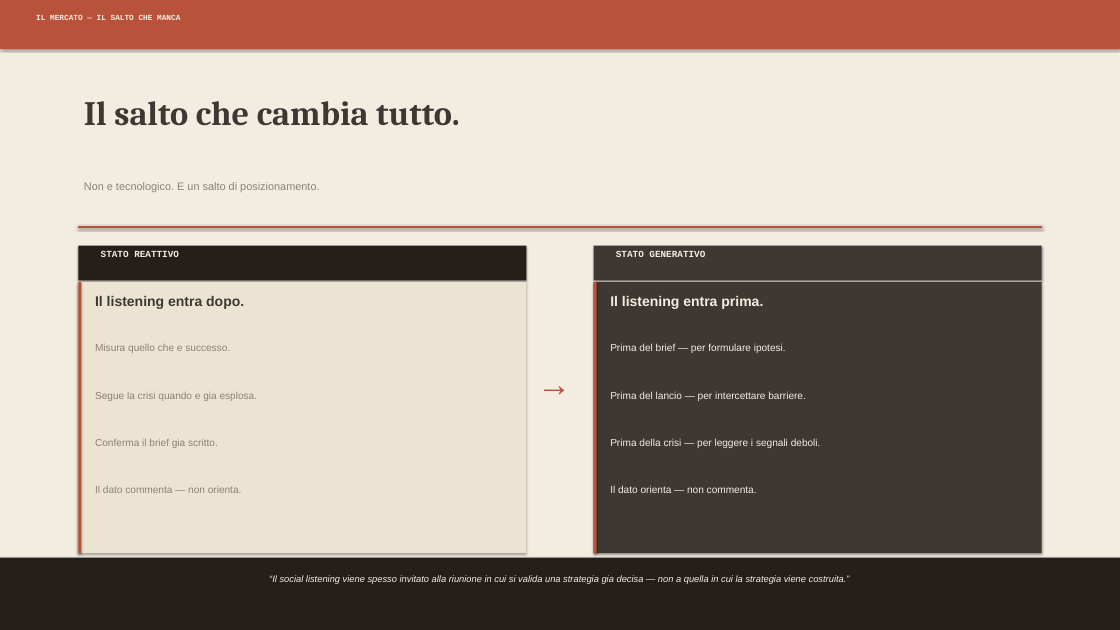
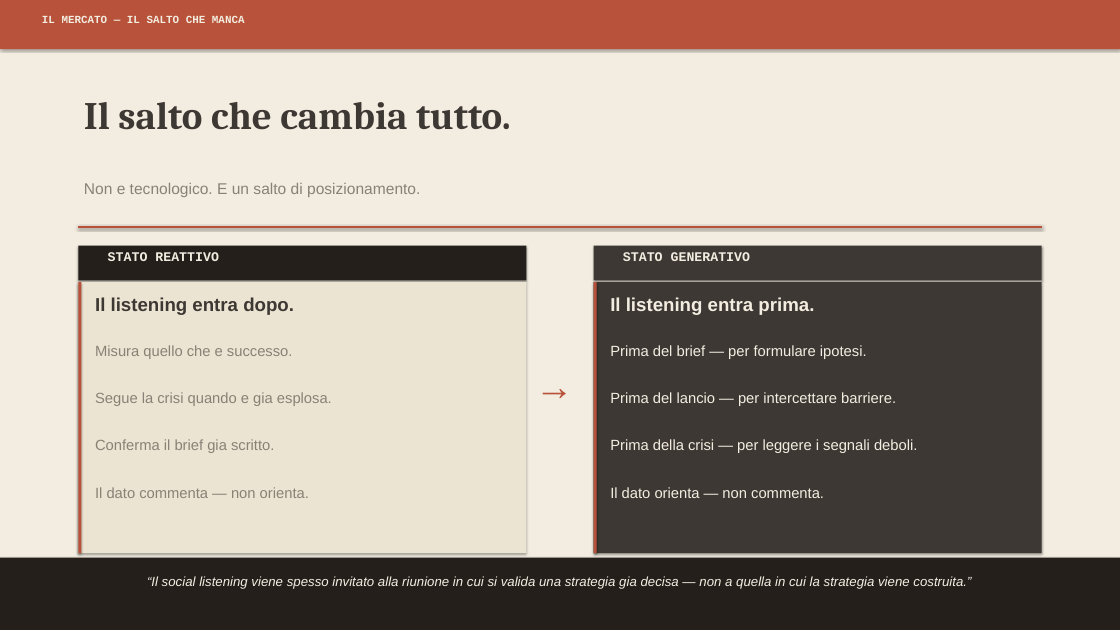
Before and after one commit to vincenzom1986/Test, a slide deck: slide 8 of Social_Listening_Speech_FINAL_v4.pptx. Drawn at 1120x630 pixels with LibreOffice and Linux fonts; fonts in the diff are those of the drawing. Boxes give left, top, right and bottom in pixels: in the first picture for what was removed or moved away, otherwise in the second. Text is boxed around its words. In the diff, an @@ line names an element or a change of style, - is before the commit and + after.

```diff
--- a/Social_Listening_Speech_FINAL_v4.pptx
+++ b/Social_Listening_Speech_FINAL_v4.pptx
@@ text "IL MERCATO — IL SALTO ..." at bbox=[42, 16, 245, 23]: size 10 to 14 pt @@
@@ text "Il salto che cambia tutto." at bbox=[84, 102, 511, 130]: size 44 to 50 pt @@
@@ text "Non e tecnologico. E un ..." at bbox=[84, 183, 420, 197]: size 14 to 20 pt @@
@@ text "Il listening entra dopo." at bbox=[95, 297, 294, 315]: size 18 to 24 pt @@
@@ text "Il listening entra prima." at bbox=[610, 297, 814, 315]: size 18 to 24 pt @@
@@ text "→" at bbox=[510, 359, 599, 428]: size 44 to 50 pt @@
@@ size 13 to 19 pt in 8 elements at bbox=[95, 345, 293, 359], bbox=[95, 392, 332, 406], bbox=[95, 439, 274, 453], bbox=[95, 487, 309, 498], bbox=[610, 345, 867, 359], bbox=[610, 392, 896, 406], bbox=[610, 439, 917, 453], bbox=[610, 487, 824, 498] @@
@@ size 12 to 17 pt in 3 elements at bbox=[108, 252, 219, 261], bbox=[623, 252, 750, 261], bbox=[147, 576, 971, 589] @@
```
Also in this commit, not shown: 19 other slides changed.
